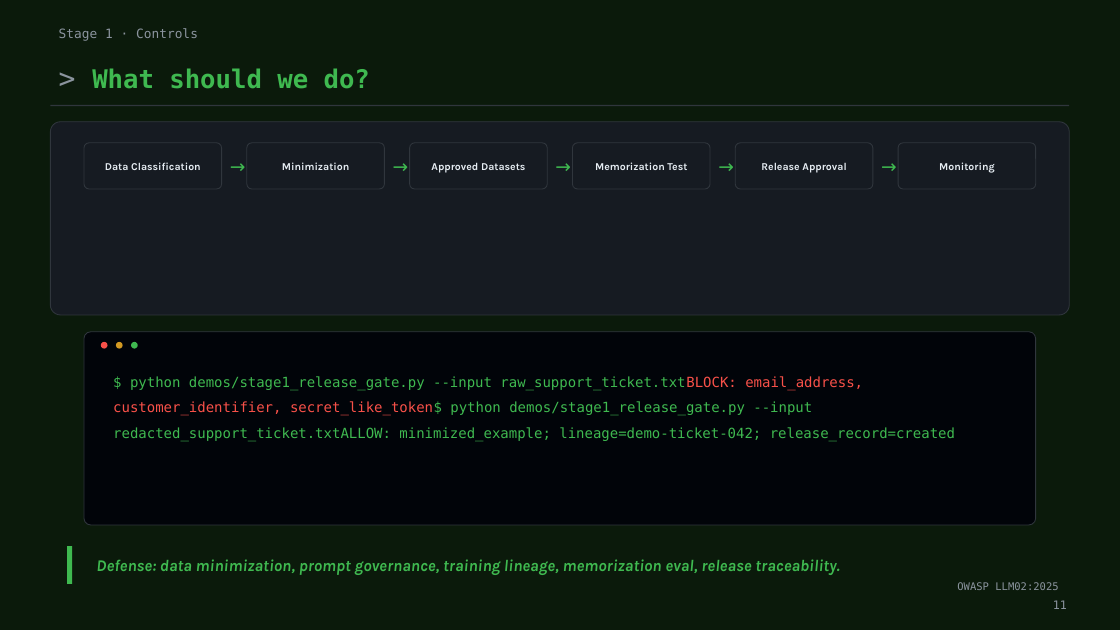
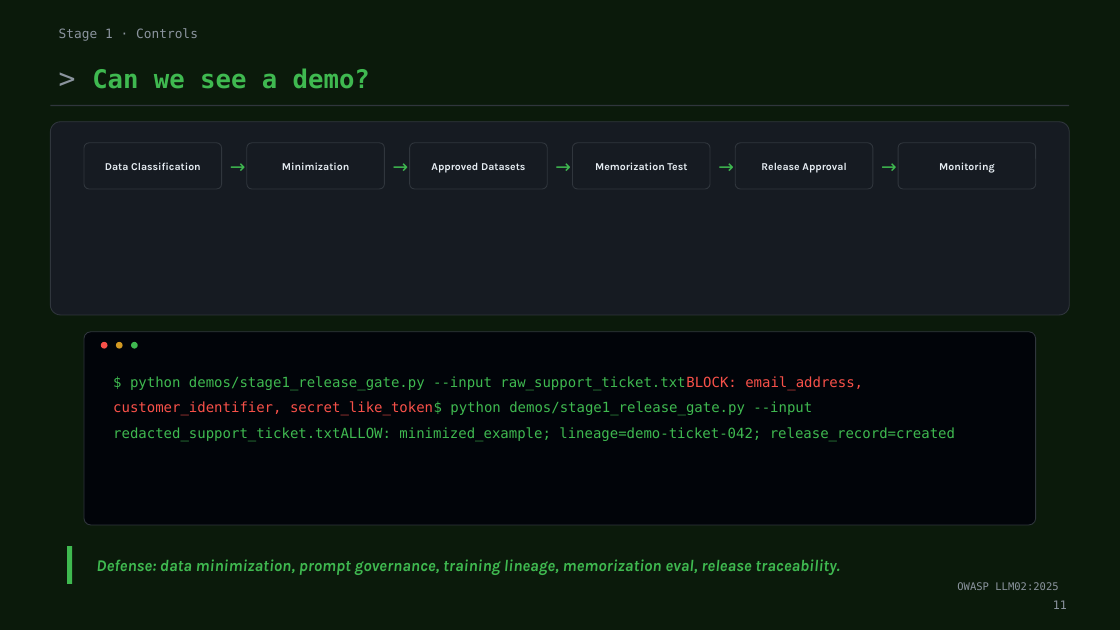
Before and after one commit to ivanvagunin/techtalks, a slide deck: slide 13 of ECS2026/chatbot-tm.pptx. Drawn at 1120x630 pixels with LibreOffice and Linux fonts; fonts in the diff are those of the drawing. Boxes give left, top, right and bottom in pixels: in the first picture for what was removed or moved away, otherwise in the second. Text is boxed around its words. In the diff, an @@ line names an element or a change of style, - is before the commit and + after.

```diff
--- a/ECS2026/chatbot-tm.pptx
+++ b/ECS2026/chatbot-tm.pptx
@@ text at (92, 68, 370, 89): text changed @@
-> What should we do?
+> Сan we see a demo?
```
Also in this commit, not shown: 10 other slides changed, 1 other file.
